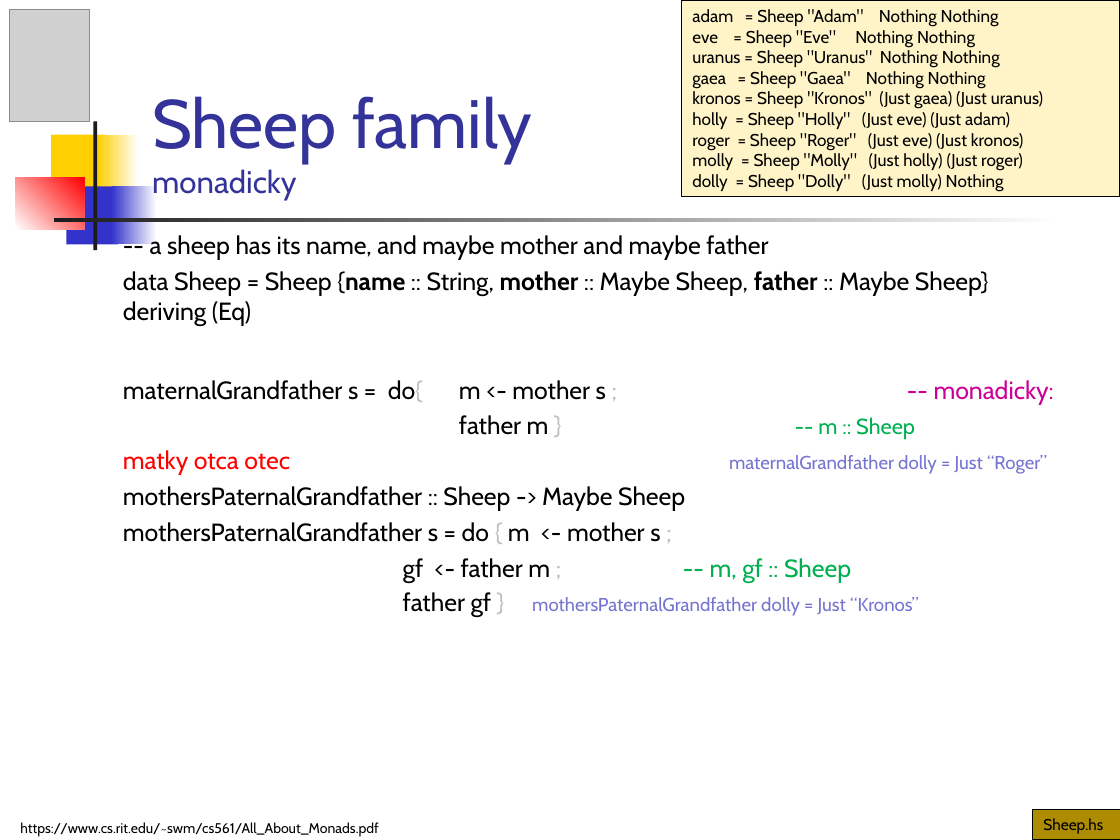
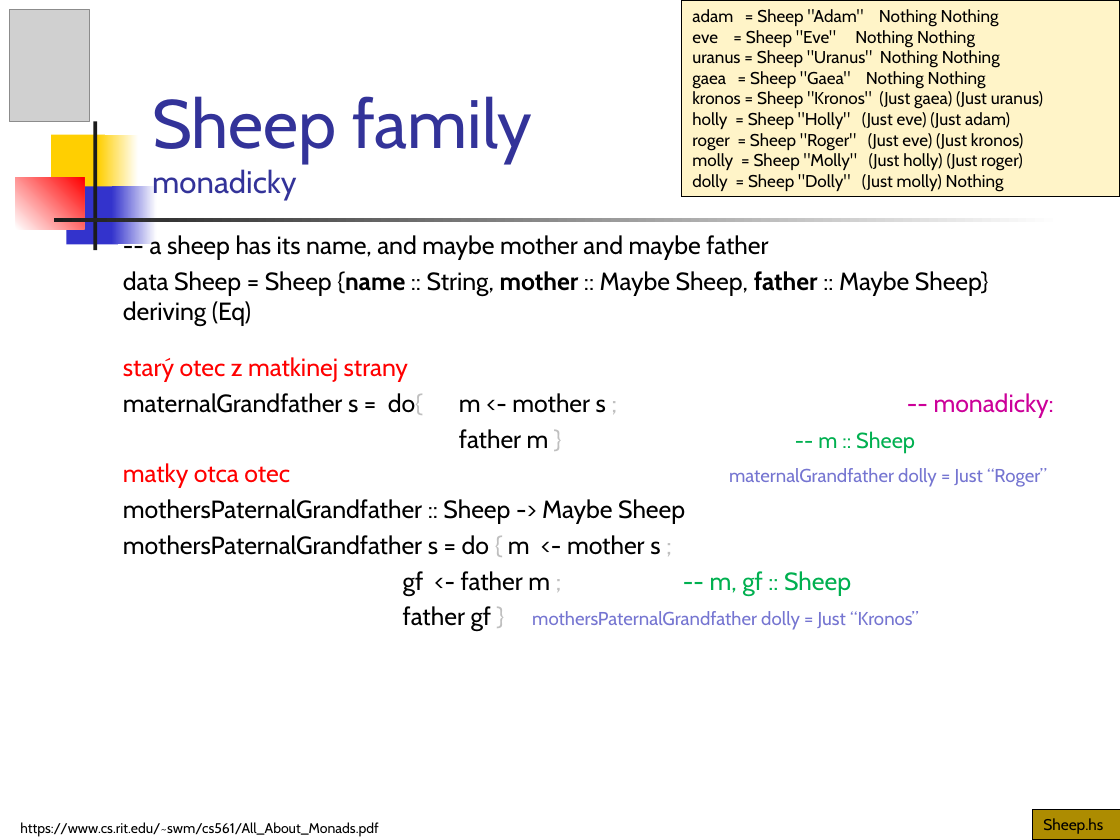
Before and after one commit to Funkcionalne/Prednasky, a slide deck: slide 31 of 12/12_fpro.ppt (slide 32 before the commit). Drawn at 1120x840 pixels with LibreOffice and Linux fonts; fonts in the diff are those of the drawing; grey boxes stand for pictures. Boxes give left, top, right and bottom in pixels: in the first picture for what was removed or moved away, otherwise in the second. Text is boxed around its words. In the diff, an @@ line names an element or a change of style, - is before the commit and + after.

```diff
--- a/12/12_fpro.ppt
+++ b/12/12_fpro.ppt
@@ text at box(123, 357, 408, 382): paragraph added @@
+starý otec z matkinej strany
```
Also in this commit, not shown: 3 other slides changed, 1 slide removed, 13 other files.
